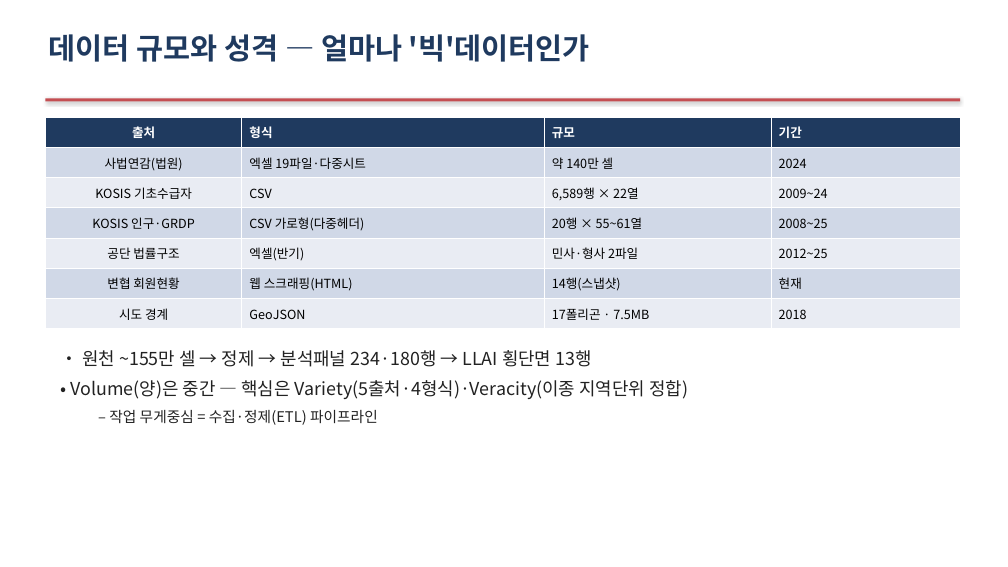
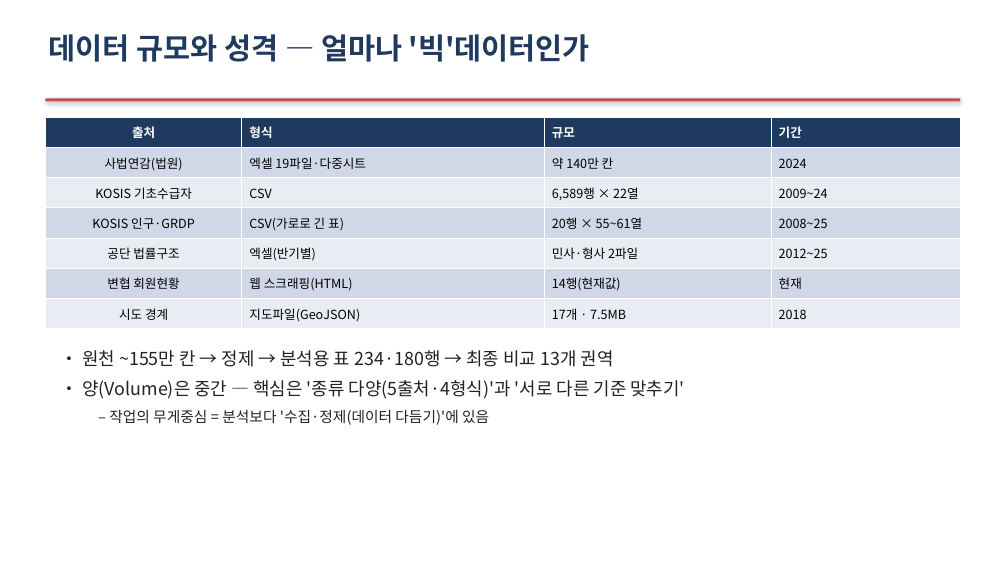
Before and after one commit to Allenkeem/llai-project, a slide deck: slide 8 of reports/발표자료.pptx. Drawn at 1008x567 pixels with LibreOffice and Linux fonts; fonts in the diff are those of the drawing. Boxes give left, top, right and bottom in pixels: in the first picture for what was removed or moved away, otherwise in the second. Text is boxed around its words. In the diff, an @@ line names an element or a change of style, - is before the commit and + after.

```diff
--- a/reports/발표자료.pptx
+++ b/reports/발표자료.pptx
@@ table at (45,117,960,329) @@
-row 2, column 3: 약 140만 셀
+row 2, column 3: 약 140만 칸
-row 4, column 2: CSV 가로형(다중헤더)
+row 4, column 2: CSV(가로로 긴 표)
-row 5, column 2: 엑셀(반기)
+row 5, column 2: 엑셀(반기별)
-row 6, column 3: 14행(스냅샷)
+row 6, column 3: 14행(현재값)
-row 7, column 2: GeoJSON
+row 7, column 2: 지도파일(GeoJSON)
-row 7, column 3: 17폴리곤 · 7.5MB
+row 7, column 3: 17개 · 7.5MB
@@ text at (82,350,684,425): text changed @@
-• 원천 ~155만 셀 → 정제 → 분석패널 234·180행 → LLAI 횡단면 13행
-• Volume(양)은 중간 — 핵심은 Variety(5출처·4형식)·Veracity(이종 지역단위 정합)
-  – 작업 무게중심 = 수집·정제(ETL) 파이프라인
+• 원천 ~155만 칸 → 정제 → 분석용 표 234·180행 → 최종 비교 13개 권역
+• 양(Volume)은 중간 — 핵심은 '종류 다양(5출처·4형식)'과 '서로 다른 기준 맞추기'
+  – 작업의 무게중심 = 분석보다 '수집·정제(데이터 다듬기)'에 있음
```
Also in this commit, not shown: 18 other slides changed, 1 slide added, 1 slide removed.
